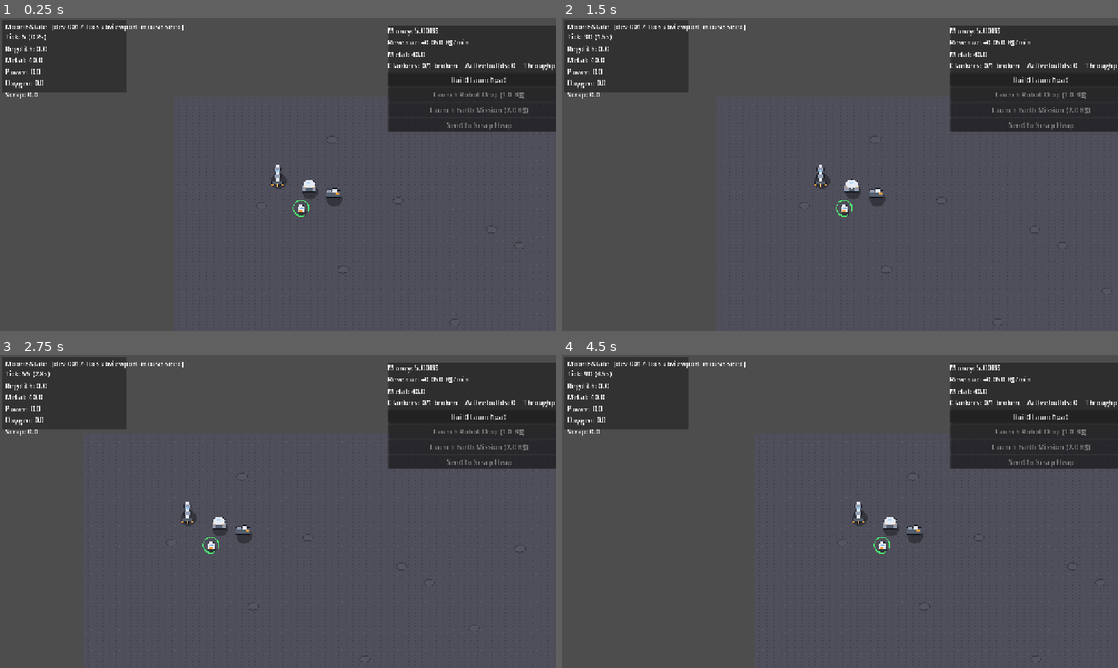
Above: before the commit, frames 1-4 (two rows, left to right).
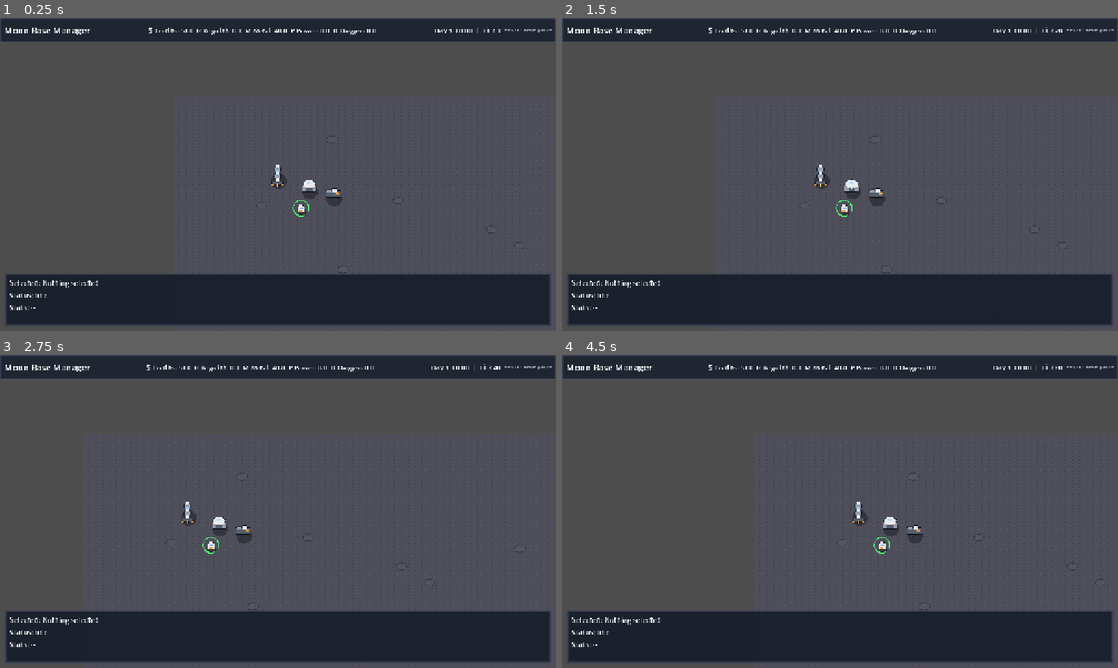
Above: after the commit, the same moments.

Repository: gitgrahamdunn/MoonIsState
Game: Godot game, scene res://scenes/game/Main.tscn
The game is run twice, just before and just after one commit, with the same random seed, the same clock (stepped at 60 frames per second) and the same inputs.
Inputs (mouse positions are in pixels of both pictures, inside the frame that each line leads up to):
- Up to frame 1 (0.25 s): no input
- Up to frame 2 (1.5 s): click (1040, 80) at 0.5 s, where only the run before the commit has a clickable "Build Launchpad"; tap A at 1.25 s; move the mouse to (962, 158) at 1.27 s; hold Right (ui_right) from 1.28 s (still down); tap C at 1.35 s; click (962, 158) at 1.42 s
- Up to frame 3 (2.75 s): release Right (ui_right) at 2 s; tap A at 2 s; drag from (166, 527) to (250, 574) at 2.02 s
- Up to frame 4 (4.5 s): tap A at 2.75, 3.5, 4.25 s; move the mouse to (895, 442) at 2.77 s; hold Right (ui_right) 2.78-3.5 s; tap C at 2.85, 4.35 s; click (895, 442) at 2.92 s; drag from (812, 574) to (673, 464) at 3.52 s; move the mouse to (1006, 558) at 4.27 s; hold Left (ui_left) from 4.28 s (still down); click (1006, 558) at 4.42 s

The runs differ from the first frame. In frame 1, 33% of the frame differs, in the area x 0-100%, y 0-99%; in frame 2, 33%; in frame 3, 33%; in frame 4, 33%.

Commit message:
Overhaul HUD with polished 90s-style layout

Diff:
--- a/scenes/game/Main.tscn
+++ b/scenes/game/Main.tscn
@@ -4,7 +4,7 @@
 [ext_resource type="Script" path="res://scripts/core/world_spawner.gd" id="2_wv6qq"]
 [ext_resource type="Script" path="res://scripts/ui/selection_manager.gd" id="3_nl0u2"]
 [ext_resource type="Script" path="res://scripts/ui/selection_overlay.gd" id="4_5vx8x"]
-[ext_resource type="Script" path="res://scripts/ui/launch_console.gd" id="5_lc1"]
+[ext_resource type="PackedScene" path="res://scenes/ui/HUD.tscn" id="5_hud"]
 [ext_resource type="Script" path="res://scripts/components/ground.gd" id="6_f3j0w"]
 
 [node name="Main" type="Node2D"]
@@ -27,94 +27,7 @@
 
 [node name="UILayer" type="CanvasLayer" parent="."]
 
-[node name="HUD" type="Control" parent="UILayer"]
-layout_mode = 3
-anchors_preset = 15
-anchor_right = 1.0
-anchor_bottom = 1.0
-grow_horizontal = 2
-grow_vertical = 2
-mouse_filter = 2
-
-[node name="HUDPanel" type="ColorRect" parent="UILayer/HUD"]
-layout_mode = 0
-offset_left = 6.0
-offset_top = 4.0
-offset_right = 292.0
-offset_bottom = 170.0
-color = Color(0, 0, 0, 0.35)
-mouse_filter = 2
-
-[node name="TitleLabel" type="Label" parent="UILayer/HUD"]
-layout_mode = 0
-offset_left = 12.0
-offset_top = 8.0
-offset_right = 160.0
-offset_bottom = 32.0
-text = "Moon RTS"
-mouse_filter = 2
-
-[node name="TickLabel" type="Label" parent="UILayer/HUD"]
-layout_mode = 0
-offset_left = 12.0
-offset_top = 32.0
-offset_right = 280.0
-offset_bottom = 56.0
-text = "Tick: 0 (0.0s)"
-mouse_filter = 2
-
-[node name="ResourcesLabel" type="Label" parent="UILayer/HUD"]
-layout_mode = 0
-offset_left = 12.0
-offset_top = 60.0
-offset_right = 280.0
-offset_bottom = 160.0
-text = "Resources"
-mouse_filter = 2
-
-[node name="LaunchConsole" type="PanelContainer" parent="UILayer/HUD"]
-layout_mode = 0
-offset_left = 894.0
-offset_top = 18.0
-offset_right = 1265.0
-offset_bottom = 260.0
-mouse_filter = 1
-script = ExtResource("5_lc1")
-
-[node name="VBox" type="VBoxContainer" parent="UILayer/HUD/LaunchConsole"]
-layout_mode = 2
-
-[node name="MoneyLabel" type="Label" parent="UILayer/HUD/LaunchConsole/VBox"]
-layout_mode = 2
-text = "Money: 0.00 B$"
-
-[node name="RevenueLabel" type="Label" parent="UILayer/HUD/LaunchConsole/VBox"]
-layout_mode = 2
-text = "Revenue: +0.000 B$/min"
-
-[node name="MetalLabel" type="Label" parent="UILayer/HUD/LaunchConsole/VBox"]
-layout_mode = 2
-text = "Metal: 0"
-
-[node name="ClankersLabel" type="Label" parent="UILayer/HUD/LaunchConsole/VBox"]
-layout_mode = 2
-text = "Clankers: 0 (broken: 0) | Build capacity: 0 concurrent"
-
-[node name="BuildLaunchpadButton" type="Button" parent="UILayer/HUD/LaunchConsole/VBox"]
-layout_mode = 2
-text = "Build Launchpad"
-
-[node name="LaunchRobotButton" type="Button" parent="UILayer/HUD/LaunchConsole/VBox"]
-layout_mode = 2
-text = "Launch Robot Drop (1.0 B$)"
-
-[node name="LaunchEarthButton" type="Button" parent="UILayer/HUD/LaunchConsole/VBox"]
-layout_mode = 2
-text = "Launch Earth Mission (2.0 B$)"
-
-[node name="ScrapBrokenButton" type="Button" parent="UILayer/HUD/LaunchConsole/VBox"]
-layout_mode = 2
-text = "Send to Scrap Heap"
+[node name="HUD" parent="UILayer" instance=ExtResource("5_hud")]
 
 [node name="SelectionOverlay" type="Control" parent="UILayer"]
 layout_mode = 3
--- /dev/null
+++ b/scenes/ui/HUD.tscn
@@ -0,0 +1,220 @@
+[gd_scene load_steps=5 format=3 uid="uid://dei3a16e11v3a"]
+
+[ext_resource type="Script" path="res://scripts/ui/hud.gd" id="1_hud"]
+
+[sub_resource type="StyleBoxFlat" id="StyleBoxFlat_topbar"]
+bg_color = Color(0.118, 0.145, 0.196, 0.95)
+border_width_left = 2
+border_width_top = 2
+border_width_right = 2
+border_width_bottom = 2
+border_color = Color(0.278, 0.325, 0.412, 1)
+corner_radius_top_left = 2
+corner_radius_top_right = 2
+shadow_color = Color(0, 0, 0, 0.25)
+shadow_size = 1
+content_margin_left = 10.0
+content_margin_top = 8.0
+content_margin_right = 10.0
+content_margin_bottom = 8.0
+
+[sub_resource type="StyleBoxFlat" id="StyleBoxFlat_panel"]
+bg_color = Color(0.098, 0.122, 0.169, 0.94)
+border_width_left = 2
+border_width_top = 2
+border_width_right = 2
+border_width_bottom = 2
+border_color = Color(0.251, 0.298, 0.384, 1)
+corner_radius_top_left = 2
+corner_radius_top_right = 2
+corner_radius_bottom_right = 2
+corner_radius_bottom_left = 2
+shadow_color = Color(0, 0, 0, 0.25)
+shadow_size = 1
+content_margin_left = 10.0
+content_margin_top = 10.0
+content_margin_right = 10.0
+content_margin_bottom = 10.0
+
+[sub_resource type="StyleBoxFlat" id="StyleBoxFlat_button"]
+bg_color = Color(0.149, 0.184, 0.243, 1)
+border_width_left = 1
+border_width_top = 1
+border_width_right = 1
+border_width_bottom = 1
+border_color = Color(0.345, 0.412, 0.522, 1)
+corner_radius_top_left = 2
+corner_radius_top_right = 2
+corner_radius_bottom_right = 2
+corner_radius_bottom_left = 2
+content_margin_left = 6.0
+content_margin_top = 4.0
+content_margin_right = 6.0
+content_margin_bottom = 4.0
+
+[node name="HUD" type="Control"]
+layout_mode = 3
+anchors_preset = 15
+anchor_right = 1.0
+anchor_bottom = 1.0
+grow_horizontal = 2
+grow_vertical = 2
+mouse_filter = 2
+script = ExtResource("1_hud")
+
+[node name="TopBar" type="PanelContainer" parent="."]
+layout_mode = 1
+anchors_preset = 10
+anchor_right = 1.0
+offset_bottom = 56.0
+grow_horizontal = 2
+mouse_filter = 0
+theme_override_styles/panel = SubResource("StyleBoxFlat_topbar")
+
+[node name="TopRow" type="HBoxContainer" parent="TopBar"]
+layout_mode = 2
+size_flags_horizontal = 3
+theme_override_constants/separation = 10
+
+[node name="TitleLabel" type="Label" parent="TopBar/TopRow"]
+layout_mode = 2
+size_flags_vertical = 4
+theme_override_font_sizes/font_size = 20
+text = "Moon Base Manager"
+
+[node name="TopSpacerLeft" type="Control" parent="TopBar/TopRow"]
+layout_mode = 2
+size_flags_horizontal = 3
+
+[node name="ResourceRow" type="HBoxContainer" parent="TopBar/TopRow"]
+layout_mode = 2
+size_flags_vertical = 4
+theme_override_constants/separation = 8
+
+[node name="CreditsLabel" type="Label" parent="TopBar/TopRow/ResourceRow"]
+layout_mode = 2
+theme_override_font_sizes/font_size = 15
+text = "$ Credits: 0"
+
+[node name="RegolithLabel" type="Label" parent="TopBar/TopRow/ResourceRow"]
+layout_mode = 2
+theme_override_font_sizes/font_size = 15
+text = "R Regolith: 0"
+
+[node name="MetalLabel" type="Label" parent="TopBar/TopRow/ResourceRow"]
+layout_mode = 2
+theme_override_font_sizes/font_size = 15
+text = "M Metal: 0"
+
+[node name="PowerLabel" type="Label" parent="TopBar/TopRow/ResourceRow"]
+layout_mode = 2
+theme_override_font_sizes/font_size = 15
+text = "P Power: 0"
+
+[node name="OxygenLabel" type="Label" parent="TopBar/TopRow/ResourceRow"]
+layout_mode = 2
+theme_override_font_sizes/font_size = 15
+text = "O Oxygen: 0"
+
+[node name="TopSpacerRight" type="Control" parent="TopBar/TopRow"]
+layout_mode = 2
+size_flags_horizontal = 3
+
+[node name="TimeLabel" type="Label" parent="TopBar/TopRow"]
+layout_mode = 2
+size_flags_vertical = 4
+theme_override_font_sizes/font_size = 15
+text = "Day 1  00:00"
+
+[node name="BuildStampLabel" type="Label" parent="TopBar/TopRow"]
+layout_mode = 2
+size_flags_vertical = 4
+horizontal_alignment = 2
+modulate = Color(0.72, 0.75, 0.82, 1)
+theme_override_font_sizes/font_size = 11
+text = "dev-build"
+
+[node name="LeftBuildPanel" type="PanelContainer" parent="."]
+layout_mode = 1
+anchors_preset = 1
+anchor_top = 0.0
+anchor_bottom = 0.0
+offset_top = 64.0
+offset_right = 220.0
+offset_bottom = 420.0
+mouse_filter = 0
+theme_override_styles/panel = SubResource("StyleBoxFlat_panel")
+
+[node name="BuildVBox" type="VBoxContainer" parent="LeftBuildPanel"]
+layout_mode = 2
+size_flags_horizontal = 3
+theme_override_constants/separation = 8
+
+[node name="BuildHeader" type="Label" parent="LeftBuildPanel/BuildVBox"]
+layout_mode = 2
+theme_override_font_sizes/font_size = 18
+text = "Build"
+
+[node name="BuildHLSButton" type="Button" parent="LeftBuildPanel/BuildVBox"]
+layout_mode = 2
+theme_override_styles/normal = SubResource("StyleBoxFlat_button")
+text = "HLS Lander"
+
+[node name="BuildCommandDomeButton" type="Button" parent="LeftBuildPanel/BuildVBox"]
+layout_mode = 2
+theme_override_styles/normal = SubResource("StyleBoxFlat_button")
+text = "Command Dome"
+
+[node name="BuildSolarArrayButton" type="Button" parent="LeftBuildPanel/BuildVBox"]
+layout_mode = 2
+theme_override_styles/normal = SubResource("StyleBoxFlat_button")
+text = "Solar Array"
+
+[node name="BuildRegolithExtractorButton" type="Button" parent="LeftBuildPanel/BuildVBox"]
+layout_mode = 2
+theme_override_styles/normal = SubResource("StyleBoxFlat_button")
+text = "Regolith Extractor"
+
+[node name="BuildRefineryButton" type="Button" parent="LeftBuildPanel/BuildVBox"]
+layout_mode = 2
+theme_override_styles/normal = SubResource("StyleBoxFlat_button")
+text = "Refinery"
+
+[node name="BuildHelpLabel" type="Label" parent="LeftBuildPanel/BuildVBox"]
+layout_mode = 2
+autowrap_mode = 2
+modulate = Color(0.72, 0.75, 0.82, 1)
+text = "Click a building, then click placement location."
+
+[node name="InfoPanel" type="PanelContainer" parent="."]
+layout_mode = 1
+anchors_preset = 12
+anchor_top = 1.0
+anchor_right = 1.0
+anchor_bottom = 1.0
+offset_left = 12.0
+offset_top = -132.0
+offset_right = -12.0
+offset_bottom = -12.0
+grow_horizontal = 2
+grow_vertical = 0
+mouse_filter = 0
+theme_override_styles/panel = SubResource("StyleBoxFlat_panel")
+
+[node name="InfoVBox" type="VBoxContainer" parent="InfoPanel"]
+layout_mode = 2
+size_flags_horizontal = 3
+theme_override_constants/separation = 6
+
+[node name="SelectedLabel" type="Label" parent="InfoPanel/InfoVBox"]
+layout_mode = 2
+theme_override_font_sizes/font_size = 16
+text = "Selected: Nothing selected"
+
+[node name="StatusLabel" type="Label" parent="InfoPanel/InfoVBox"]
+layout_mode = 2
+text = "Status: Idle"
+
+[node name="StatsLabel" type="Label" parent="InfoPanel/InfoVBox"]
+layout_mode = 2
+text = "Stats: --"
--- a/scripts/core/main.gd
+++ b/scripts/core/main.gd
@@ -1,40 +1,25 @@
 extends Node2D
 
-const BUILD_STAMP: String = "dev-0017-fix-subviewport-mouse-seed"
+const BUILD_STAMP: String = "dev-0018-hud-polish"
 const PAN_SPEED: float = 320.0
 const CAMERA_ZOOM_LEVELS: Array[float] = [1.0, 2.0, 3.0]
 
-@onready var title_label: Label = $UILayer/HUD/TitleLabel
-@onready var tick_label: Label = $UILayer/HUD/TickLabel
-@onready var resources_label: Label = $UILayer/HUD/ResourcesLabel
+@onready var hud: Control = get_node_or_null("UILayer/HUD") as Control
 @onready var selection_manager: Node = get_node_or_null("SelectionManager")
-@onready var launch_console: Control = $UILayer/HUD/LaunchConsole
 @onready var world_camera: Camera2D = get_node_or_null("World/WorldCamera") as Camera2D
 
 var _zoom_index: int = 0
 
 func _ready() -> void:
-	var hud_node: Control = get_node_or_null("UILayer/HUD") as Control
-	if hud_node != null:
-		hud_node.mouse_filter = Control.MOUSE_FILTER_IGNORE
-		for child_node: Node in hud_node.get_children():
-			if child_node is Control and child_node.name != "LaunchConsole":
-				var child_control: Control = child_node as Control
-				child_control.mouse_filter = Control.MOUSE_FILTER_IGNORE
-
 	_apply_camera_zoom()
-
-	title_label.text = "MoonIsState  [" + BUILD_STAMP + "]"
-	Sim.tick_advanced.connect(_on_tick_advanced)
-	Sim.resources_changed.connect(_on_resources_changed)
 
 	Game.start_new_match()
 	_center_camera_on_lander()
 	_reset_zoom()
 	log_startup_smoke_check()
 	await get_tree().process_frame
-	_on_tick_advanced(Sim.tick_count)
-	_on_resources_changed(Sim.resources)
+	if hud != null and hud.has_method("set_build_stamp"):
+		hud.call("set_build_stamp", BUILD_STAMP)
 
 func _process(delta: float) -> void:
 	var input_vec: Vector2 = Input.get_vector("ui_left", "ui_right", "ui_up", "ui_down")
@@ -85,19 +70,6 @@
 	print("Sim ticks per second: ", Sim.TICKS_PER_SECOND)
 	print("Initial entity count after match start: ", Sim.entities.size())
 
-func _on_tick_advanced(new_tick_count: int) -> void:
-	var seconds: float = float(new_tick_count) / float(Sim.TICKS_PER_SECOND)
-	tick_label.text = "Tick: %d (%.1fs)" % [new_tick_count, seconds]
-
-func _on_resources_changed(new_resources: Dictionary) -> void:
-	resources_label.text = "Regolith: %.1f\nMetal: %.1f\nPower: %.1f\nOxygen: %.1f\nScrap: %.1f" % [
-		float(new_resources.get(&"regolith", 0.0)),
-		float(new_resources.get(&"metal", 0.0)),
-		float(new_resources.get(&"power", 0.0)),
-		float(new_resources.get(&"oxygen", 0.0)),
-		float(new_resources.get(&"scrap", 0.0)),
-	]
-
 func _unhandled_input(event: InputEvent) -> void:
 	if event is InputEventKey and event.is_pressed() and not event.is_echo():
 		var key_event: InputEventKey = event as InputEventKey
@@ -122,16 +94,6 @@
 			_apply_camera_zoom()
 			get_viewport().set_input_as_handled()
 			return
-		if mb.pressed and mb.button_index == MOUSE_BUTTON_LEFT and launch_console != null:
-			if launch_console.has_method("wants_build_placement") and launch_console.call("wants_build_placement") as bool:
-				var world_pos: Vector2 = get_world_mouse_pos()
-				var selected_ids: Array[int] = []
-				if selection_manager != null:
-					selected_ids = selection_manager.get("selected_entity_ids") as Array[int]
-				var consumed: bool = launch_console.call("try_handle_left_click", world_pos, selected_ids) as bool
-				if consumed:
-					get_viewport().set_input_as_handled()
-					return
 
 	if selection_manager != null and selection_manager.has_method("handle_unhandled_input"):
 		selection_manager.call("handle_unhandled_input", event)
--- /dev/null
+++ b/scripts/ui/hud.gd
@@ -0,0 +1,151 @@
+extends Control
+
+signal build_button_clicked(building_def_id: StringName)
+
+@onready var top_bar: PanelContainer = $TopBar
+@onready var left_build_panel: PanelContainer = $LeftBuildPanel
+@onready var info_panel: PanelContainer = $InfoPanel
+
+@onready var credits_label: Label = $TopBar/TopRow/ResourceRow/CreditsLabel
+@onready var regolith_label: Label = $TopBar/TopRow/ResourceRow/RegolithLabel
+@onready var metal_label: Label = $TopBar/TopRow/ResourceRow/MetalLabel
+@onready var power_label: Label = $TopBar/TopRow/ResourceRow/PowerLabel
+@onready var oxygen_label: Label = $TopBar/TopRow/ResourceRow/OxygenLabel
+@onready var time_label: Label = $TopBar/TopRow/TimeLabel
+@onready var build_stamp_label: Label = $TopBar/TopRow/BuildStampLabel
+
+@onready var selected_label: Label = $InfoPanel/InfoVBox/SelectedLabel
+@onready var status_label: Label = $InfoPanel/InfoVBox/StatusLabel
+@onready var stats_label: Label = $InfoPanel/InfoVBox/StatsLabel
+
+@onready var build_hls_button: Button = $LeftBuildPanel/BuildVBox/BuildHLSButton
+@onready var build_command_dome_button: Button = $LeftBuildPanel/BuildVBox/BuildCommandDomeButton
+@onready var build_solar_array_button: Button = $LeftBuildPanel/BuildVBox/BuildSolarArrayButton
+@onready var build_regolith_extractor_button: Button = $LeftBuildPanel/BuildVBox/BuildRegolithExtractorButton
+@onready var build_refinery_button: Button = $LeftBuildPanel/BuildVBox/BuildRefineryButton
+
+var _selected_entity_id: int = -1
+var _last_displayed_second: int = -1
+
+func _ready() -> void:
+	mouse_filter = Control.MOUSE_FILTER_IGNORE
+	top_bar.mouse_filter = Control.MOUSE_FILTER_STOP
+	left_build_panel.mouse_filter = Control.MOUSE_FILTER_STOP
+	info_panel.mouse_filter = Control.MOUSE_FILTER_STOP
+
+	build_hls_button.pressed.connect(func() -> void: _on_build_clicked(&"hls_lander"))
+	build_command_dome_button.pressed.connect(func() -> void: _on_build_clicked(&"command_dome"))
+	build_solar_array_button.pressed.connect(func() -> void: _on_build_clicked(&"solar_array"))
+	build_regolith_extractor_button.pressed.connect(func() -> void: _on_build_clicked(&"regolith_extractor"))
+	build_refinery_button.pressed.connect(func() -> void: _on_build_clicked(&"refinery"))
+
+	Sim.resources_changed.connect(_on_resources_changed)
+	Sim.tick_advanced.connect(_on_tick_advanced)
+	Sim.entity_updated.connect(_on_entity_updated)
+
+	_on_resources_changed(Sim.resources)
+	_on_tick_advanced(Sim.tick_count)
+	_show_empty_selection()
+
+func set_build_stamp(build_stamp: String) -> void:
+	build_stamp_label.text = build_stamp
+
+func set_selected_entity(entity_id: int) -> void:
+	_selected_entity_id = entity_id
+	if _selected_entity_id <= 0:
+		_show_empty_selection()
+		return
+
+	var entity: Dictionary = Sim.get_entity(_selected_entity_id)
+	if entity.is_empty():
+		_show_empty_selection()
+		return
+
+	var display_name: String = _get_entity_display_name(entity)
+	selected_label.text = "Selected: %s" % display_name
+	status_label.text = "Status: %s" % _get_entity_status_line(entity)
+	stats_label.text = "Stats: %s" % _get_entity_stats_line(entity)
+
+func _on_resources_changed(new_resources: Dictionary) -> void:
+	credits_label.text = "$ Credits: %.2f" % float(new_resources.get(&"money", 0.0))
+	regolith_label.text = "R Regolith: %.1f" % float(new_resources.get(&"regolith", 0.0))
+	metal_label.text = "M Metal: %.1f" % float(new_resources.get(&"metal", 0.0))
+	power_label.text = "P Power: %.1f" % float(new_resources.get(&"power", 0.0))
+	oxygen_label.text = "O Oxygen: %.1f" % float(new_resources.get(&"oxygen", 0.0))
+
+func _on_tick_advanced(new_tick_count: int) -> void:
+	var seconds_total: int = int(floor(float(new_tick_count) / float(Sim.TICKS_PER_SECOND)))
+	if seconds_total == _last_displayed_second:
+		return
+	_last_displayed_second = seconds_total
+
+	var seconds_per_day: int = 24 * 60 * 60
+	var day: int = (seconds_total / seconds_per_day) + 1
+	var day_seconds: int = seconds_total % seconds_per_day
+	var hours: int = day_seconds / 3600
+	var minutes: int = (day_seconds % 3600) / 60
+	time_label.text = "Day %d  %02d:%02d  |  Tick %d" % [day, hours, minutes, new_tick_count]
+
+func _on_entity_updated(entity_id: int) -> void:
+	if entity_id != _selected_entity_id:
+		return
+	set_selected_entity(_selected_entity_id)
+
+func _on_build_clicked(building_def_id: StringName) -> void:
+	print("[HUD] build clicked: %s" % String(building_def_id))
+	emit_signal("build_button_clicked", building_def_id)
+
+func _get_entity_display_name(entity: Dictionary) -> String:
+	var def_id: StringName = entity.get("def_id", &"") as StringName
+	var kind: StringName = entity.get("kind", &"") as StringName
+
+	if kind == &"building":
+		var building_def: BuildingDef = DataDB.get_building_def(def_id)
+		if building_def != null and not building_def.display_name.is_empty():
+			return building_def.display_name
+	if kind == &"unit":
+		var unit_def: UnitDef = DataDB.get_unit_def(def_id)
+		if unit_def != null and not unit_def.display_name.is_empty():
+			return unit_def.display_name
+
+	return String(def_id)
+
+func _get_entity_status_line(entity: Dictionary) -> String:
+	if bool(entity.get("is_constructing", false)):
+		var remaining: float = float(entity.get("build_remaining", 0.0))
+		return "Under construction (%.1fs remaining)" % remaining
+
+	var def_id: StringName = entity.get("def_id", &"") as StringName
+	if def_id == &"solar_array":
+		return "Producing: +2 Power/s"
+	if def_id == &"regolith_extractor":
+		return "Producing: +2 Regolith/s"
+	if def_id == &"refinery":
+		return "Refining regolith into metal"
+	return "Idle"
+
+func _get_entity_stats_line(entity: Dictionary) -> String:
+	var kind: StringName = entity.get("kind", &"") as StringName
+	var hp_text: String = ""
+
+	if entity.has("durability"):
+		hp_text = "HP %.0f" % float(entity.get("durability", 0.0))
+	elif kind == &"building":
+		var def_id: StringName = entity.get("def_id", &"") as StringName
+		var building_def: BuildingDef = DataDB.get_building_def(def_id)
+		if building_def != null:
+			hp_text = "HP %d" % building_def.hp
+	elif kind == &"unit":
+		var unit_def_id: StringName = entity.get("def_id", &"") as StringName
+		var unit_def: UnitDef = DataDB.get_unit_def(unit_def_id)
+		if unit_def != null:
+			hp_text = "HP %d" % unit_def.hp
+
+	if hp_text.is_empty():
+		return "--"
+	return hp_text
+
+func _show_empty_selection() -> void:
+	selected_label.text = "Selected: Nothing selected"
+	status_label.text = "Status: Idle"
+	stats_label.text = "Stats: --"
--- a/scripts/ui/selection_manager.gd
+++ b/scripts/ui/selection_manager.gd
@@ -3,9 +3,13 @@
 const CLICK_RADIUS: float = 40.0
 
 var selected_entity_ids: Array[int] = []
+var _hud: Node = null
 
 func _ready() -> void:
 	add_to_group("selection_manager")
+	var main: Node = get_tree().current_scene
+	if main != null:
+		_hud = main.get_node_or_null("UILayer/HUD")
 
 func _exit_tree() -> void:
 	remove_from_group("selection_manager")
@@ -43,11 +47,13 @@
 func _select_single(entity_id: int) -> void:
 	selected_entity_ids = [entity_id]
 	_apply_selection_to_views()
+	_update_hud_selection(entity_id)
 	print("[Select] selected: ", selected_entity_ids)
 
 func _clear_selection() -> void:
 	selected_entity_ids.clear()
 	_apply_selection_to_views()
+	_update_hud_selection(-1)
 	print("[Select] cleared")
 
 func _apply_selection_to_views() -> void:
@@ -73,3 +79,11 @@
 		_select_single(best_id)
 	else:
 		_clear_selection()
+
+func _update_hud_selection(entity_id: int) -> void:
+	if _hud == null:
+		var main: Node = get_tree().current_scene
+		if main != null:
+			_hud = main.get_node_or_null("UILayer/HUD")
+	if _hud != null and _hud.has_method("set_selected_entity"):
+		_hud.call("set_selected_entity", entity_id)
